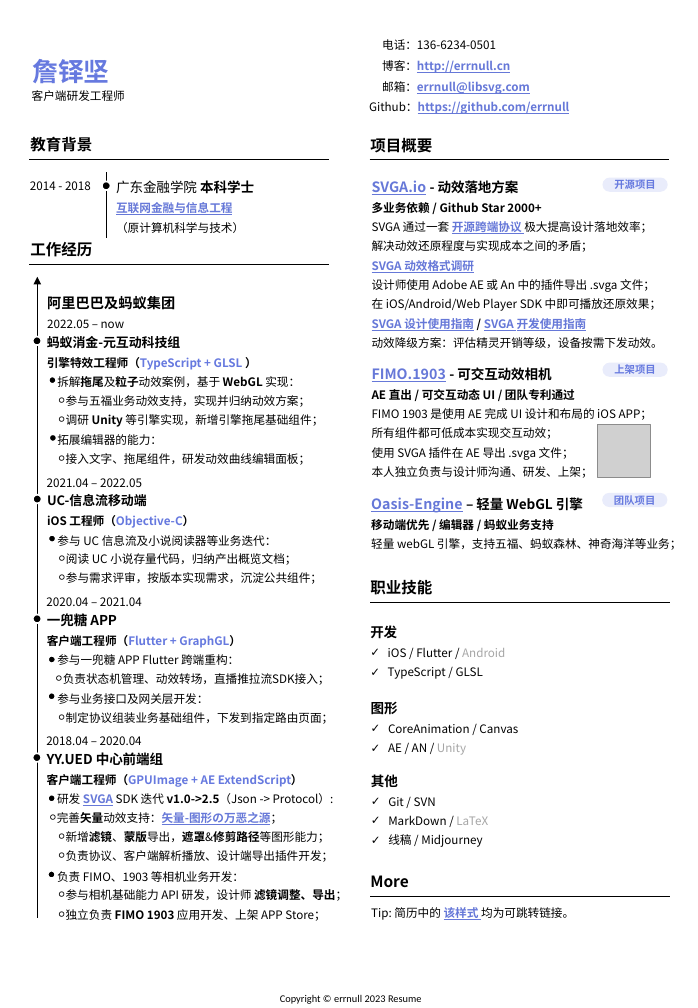
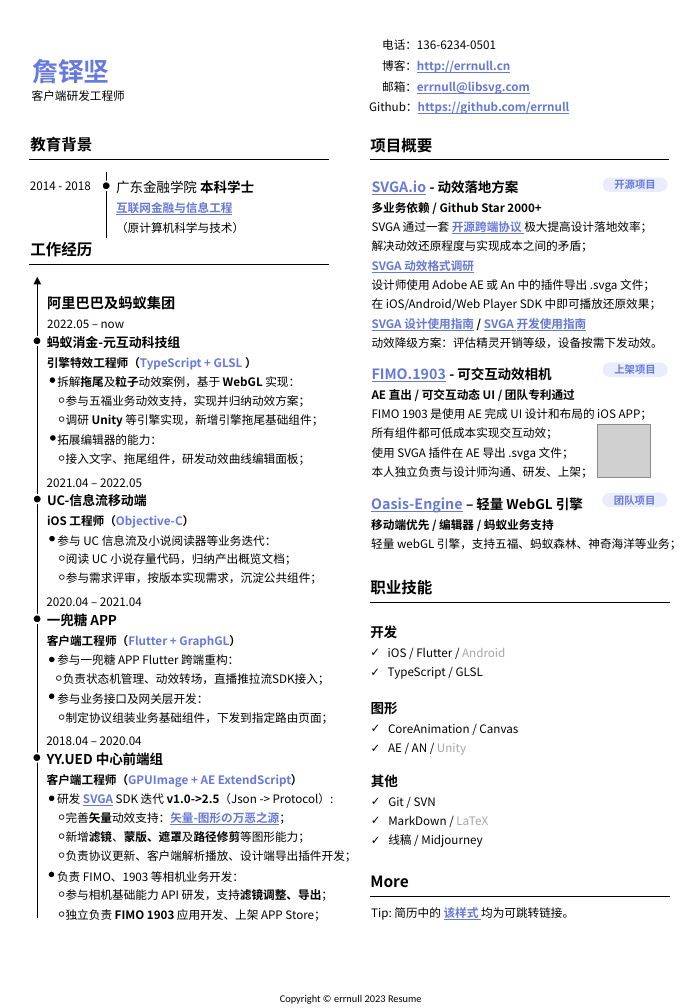
Before and after one commit to errnull/errnull.github.io, a slide deck: slide 1 of about/doc/resume.pptx. Drawn at 698x1008 pixels with LibreOffice and Linux fonts; fonts in the diff are those of the drawing; grey boxes stand for pictures. Boxes give left, top, right and bottom in pixels: in the first picture for what was removed or moved away, otherwise in the second. Text is boxed around its words. In the diff, an @@ line names an element or a change of style, - is before the commit and + after.

```diff
--- a/about/doc/resume.pptx
+++ b/about/doc/resume.pptx
@@ text at [58,831,357,862]: text changed @@
-৹ 新增滤镜、蒙版导出，遮罩&修剪路径等图形能力；
-৹ 负责协议、客户端解析播放、设计端导出插件开发；
+৹ 新增滤镜、蒙版、遮罩及路径修剪等图形能力；
+৹ 负责协议更新、客户端解析播放、设计端导出插件开发；
@@ text at [58,889,333,901]: text changed @@
-৹ 参与相机基础能力 API 研发，设计师 滤镜调整、导出；
+৹ 参与相机基础能力 API 研发，支持滤镜调整、导出；
```
Also in this commit, not shown: 1 other file.
